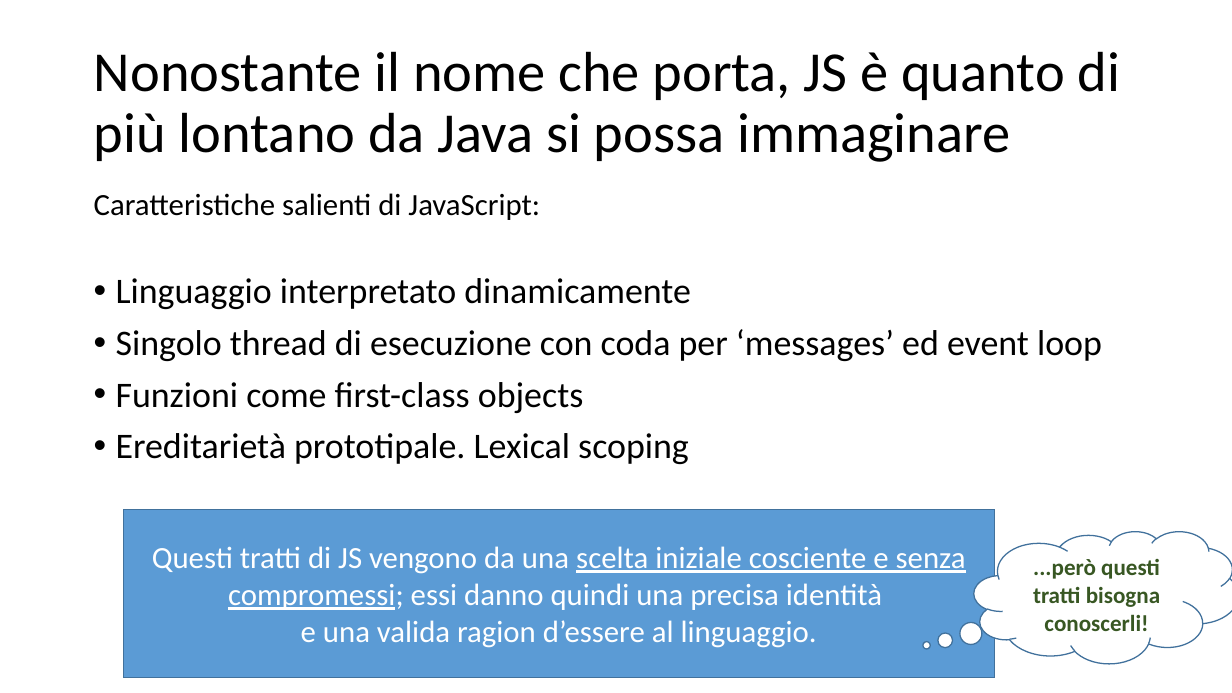
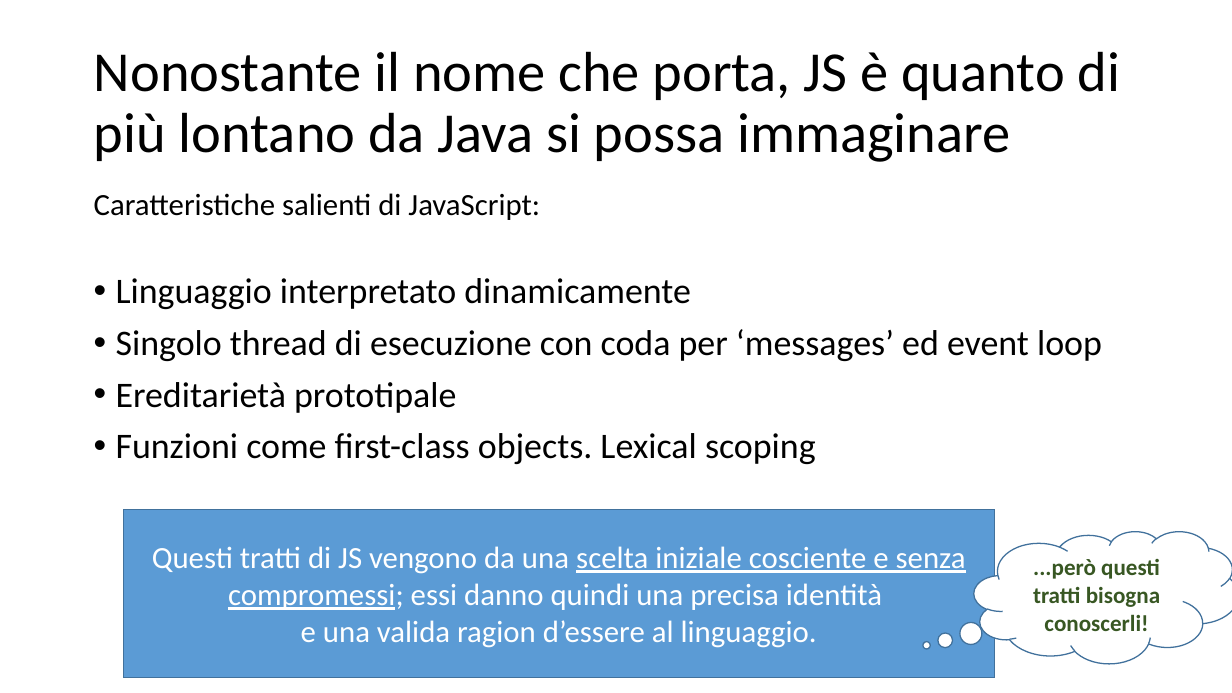
Before and after one commit to Muzietto/funzionale-alla-statale, a slide deck: slide 5 of funzionale-alla-statale.ppt. Drawn at 1232x693 pixels with LibreOffice and Linux fonts; fonts in the diff are those of the drawing. Boxes give left, top, right and bottom in pixels: in the first picture for what was removed or moved away, otherwise in the second. Text is boxed around its words. In the diff, an @@ line names an element or a change of style, - is before the commit and + after.

```diff
--- a/funzionale-alla-statale.ppt
+++ b/funzionale-alla-statale.ppt
@@ text at [116,382,816,464]: text changed @@
-• Funzioni come first-class objects
-• Ereditarietà prototipale. Lexical scoping
+• Ereditarietà prototipale
+• Funzioni come first-class objects. Lexical scoping
```
Also in this commit, not shown: 3 other slides changed, 6 other files.
